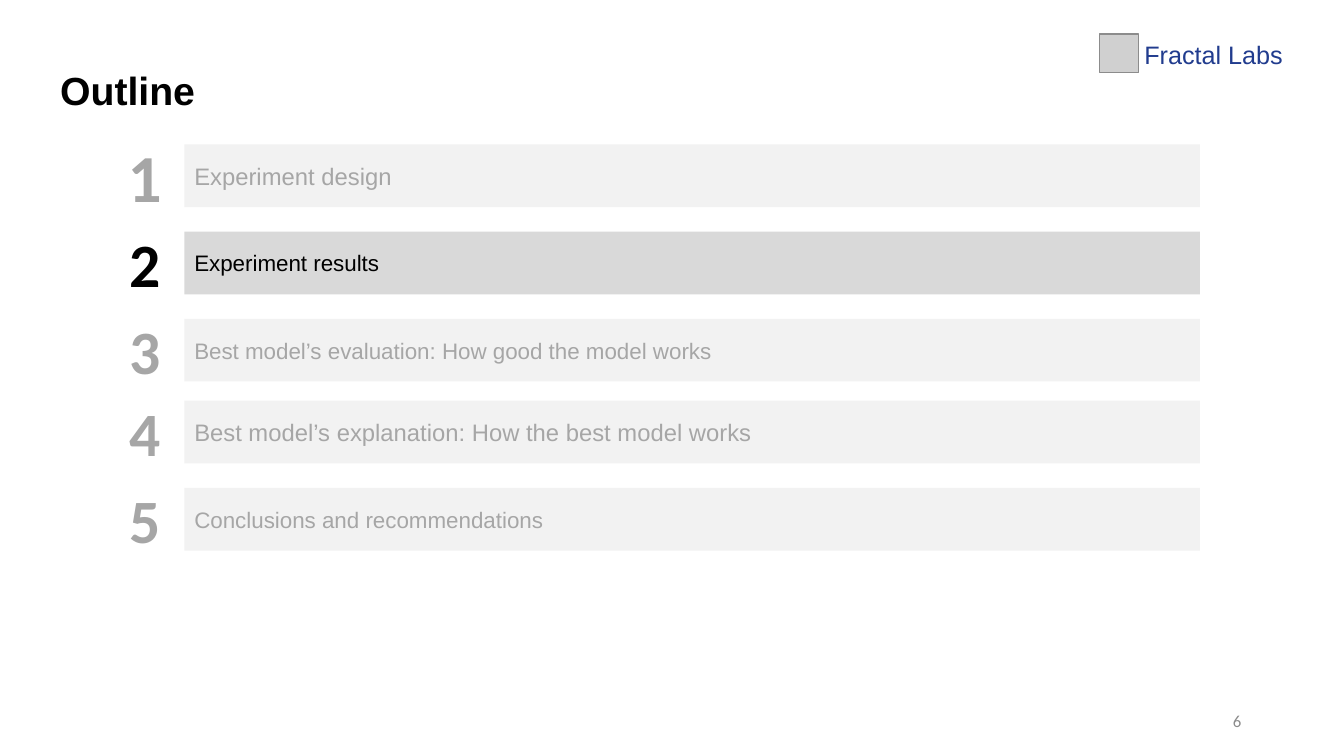
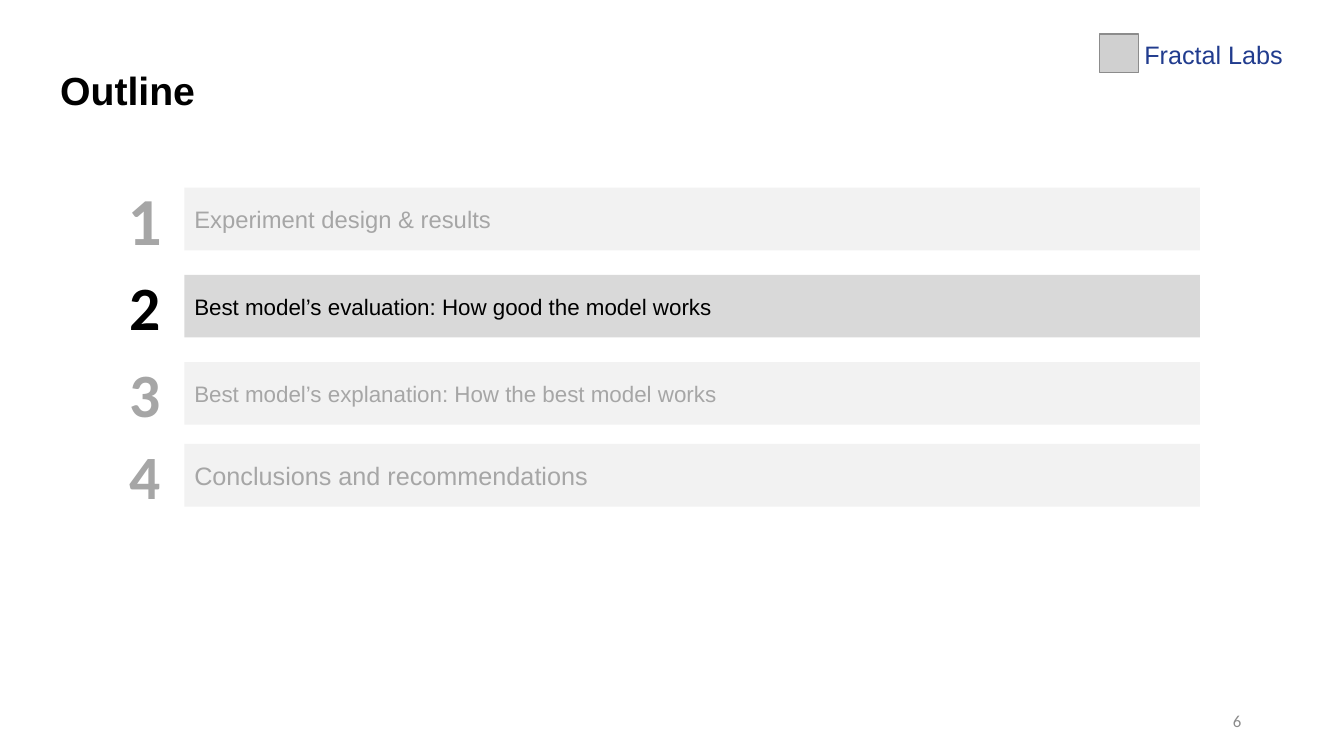
Before and after one commit to LingAdeu/hotel-booking-cancelation-prediction, a slide deck: slide 6 of docs/hotel-cancellation.pptx. Drawn at 1344x756 pixels with LibreOffice and Linux fonts; fonts in the diff are those of the drawing; grey boxes stand for pictures. Boxes give left, top, right and bottom in pixels: in the first picture for what was removed or moved away, otherwise in the second. Text is boxed around its words. In the diff, an @@ line names an element or a change of style, - is before the commit and + after.

```diff
--- a/docs/hotel-cancellation.pptx
+++ b/docs/hotel-cancellation.pptx
@@ rectangle removed at <box>185,232,1200,294</box> @@
-Experiment results
@@ text in rectangle at <box>194,211,491,233</box>: text changed @@
-Experiment design
+Experiment design & results
@@ rectangle "Best model’s evaluation: How good ...": place and size @@
-rectangle "Best model’s evaluation: How good ..." at <box>185,401,1200,464</box>
+rectangle "Best model’s evaluation: How good ..." at <box>185,275,1200,338</box>
@@ rectangle "Best model’s evaluation: How good ..." at <box>185,275,1200,338</box>: fill #F2F2F2 to #D9D9D9 @@
@@ text in rectangle at <box>194,298,711,320</box>: text changed; size 17 to 16 pt; text colour #A6A6A6 to #000000 @@
-Best model’s explanation: How the best model works
+Best model’s evaluation: How good the model works
@@ 4 texts, 2 rectangles: place and size @@
-4 texts, 2 rectangles at <box>128,144,1200,456</box>
+4 texts, 2 rectangles at <box>128,188,1200,499</box>
@@ text in rectangle at <box>194,386,716,407</box>: text changed @@
-Best model’s evaluation: How good the model works
+Best model’s explanation: How the best model works
@@ rectangle "Conclusions and recommendations": place and size @@
-rectangle "Conclusions and recommendations" at <box>185,488,1200,551</box>
+rectangle "Conclusions and recommendations" at <box>185,444,1200,506</box>
@@ rectangle "Conclusions and recommendations" at <box>185,444,1200,506</box>: size 16 to 18 pt @@
@@ text removed at <box>129,503,160,543</box> @@
-5
```
Also in this commit, not shown: 6 other slides changed, 2 slides removed, 3 other files.
